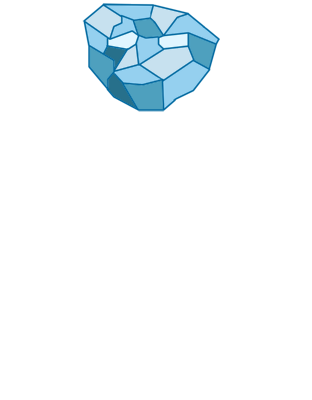
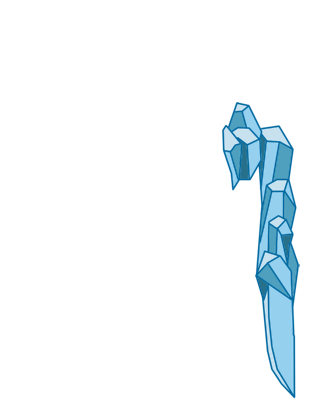
Layers edited between the first and the second (312, 400) image:
hid group "Head" (1st of 2) (2 layers) over [82,3,290,142]
showed group "Arms" (8 layers) over [97,78,300,399]
painted on "Layer 15" over [164,78,300,399]
